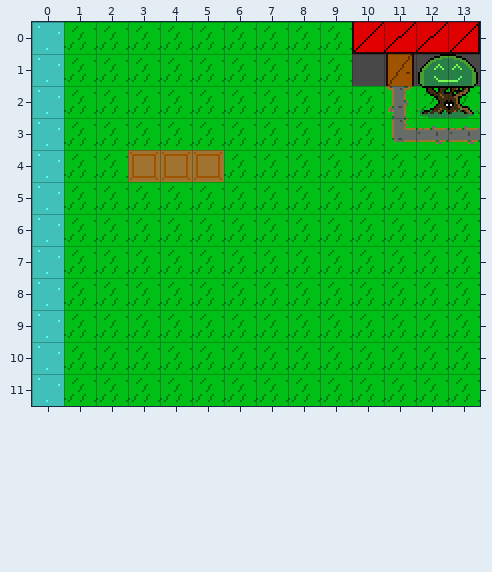
Two versions of a level (Tiled map, maps/farmMap.tmx). The first picture shows the starting point.
Cells are 16x16 px. Shown: x 0..13, y 0..11.
And afterwards:
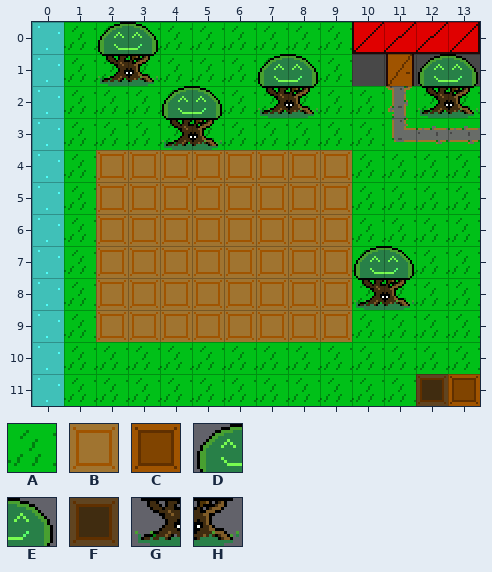
Key: from "farm-tileset": A 1, B 3, C 4, D 5, E 6, F 30, G 32, H 33.
_ is an empty cell, . an unchanged one.
Difference:
--- layer "Ground"
@@ x 2..9 @@
- 4 A...AAAA
- 5 AAAAAAAA
- 6 AAAAAAAA
- 7 AAAAAAAA
- 8 AAAAAAAA
- 9 AAAAAAAA
+ 4 B...BBBB
+ 5 BBBBBBBB
+ 6 BBBBBBBB
+ 7 BBBBBBBB
+ 8 BBBBBBBB
+ 9 BBBBBBBB
@@ x 13..13 @@
-11 A
+11 _
--- layer "Details"
@@ x 2..8 @@
- 0 __.....
- 1 __...__
- 2 ..__.__
- 3 ..__...
+ 0 DE.....
+ 1 GH...DE
+ 2 ..DE.GH
+ 3 ..GH...
@@ x 10..11 @@
- 7 __
- 8 __
+ 7 DE
+ 8 GH
@@ x 12..13 @@
-11 __
+11 FC
Changed places in both pictures, as pixel boxes (x1, y1, x2, y2):
changed: (96, 22, 414, 342)
changed: (416, 374, 480, 406)
